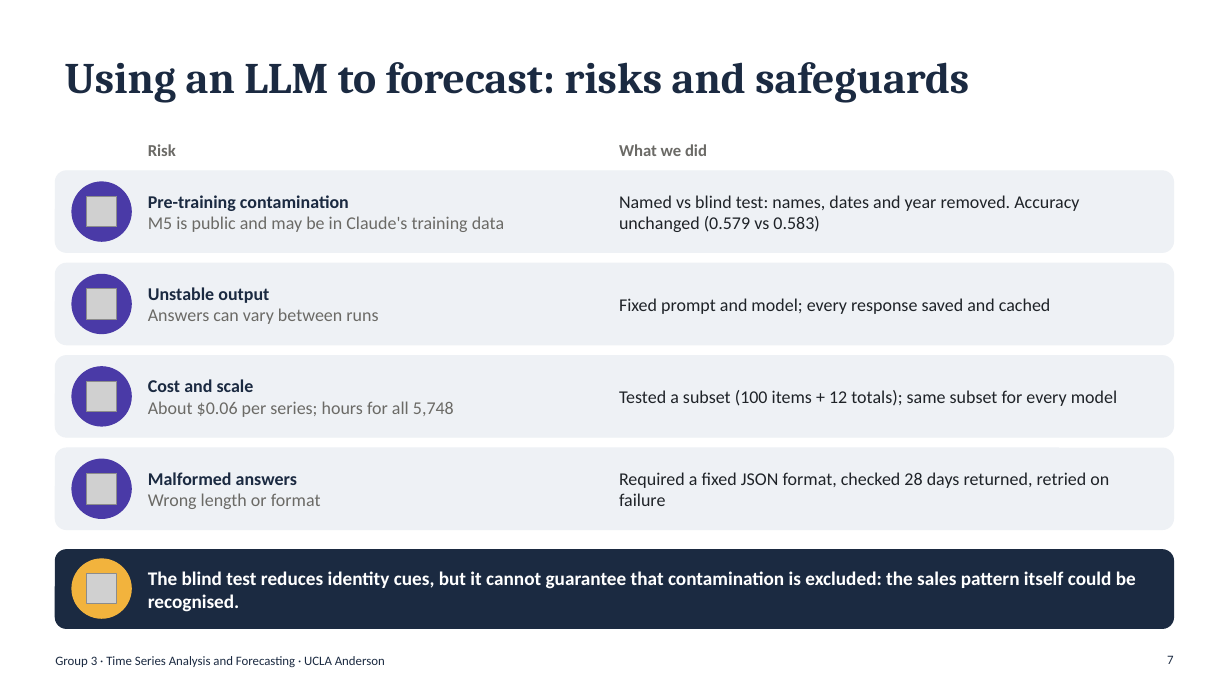
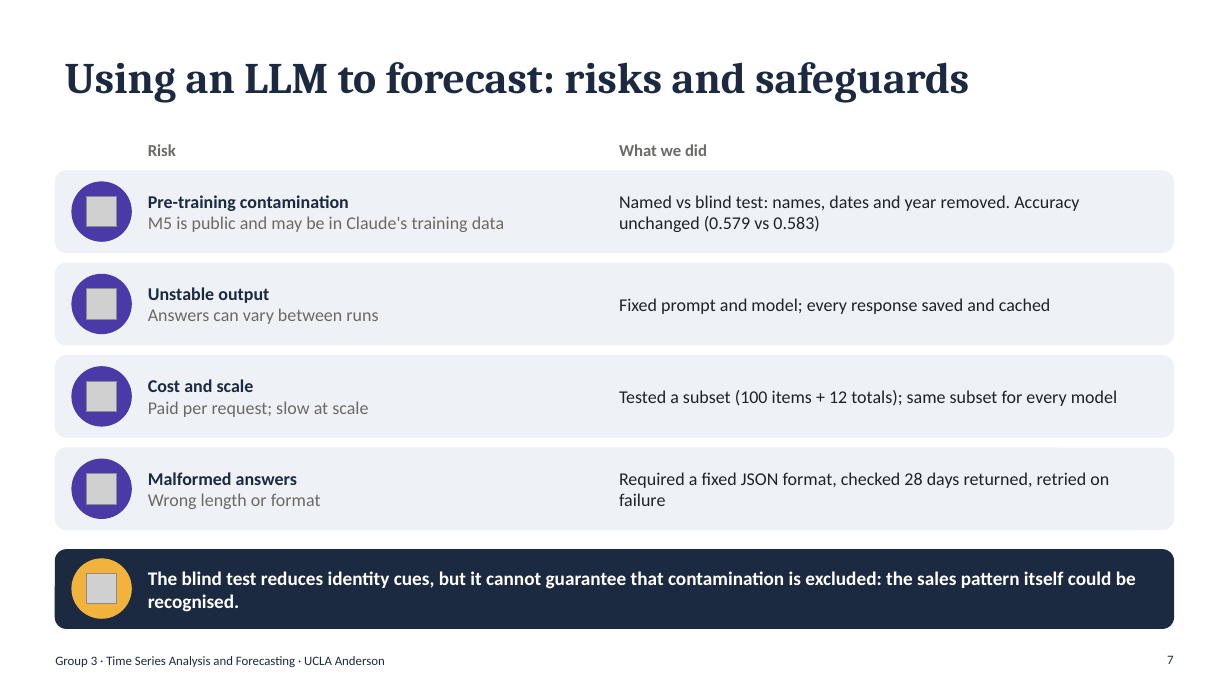
Before and after one commit to shihan-2002/m5-forecast-to-profit, a slide deck: slide 7 of presentation/Group3_Forecasting_Presentation.pptx. Drawn at 1232x693 pixels with LibreOffice and Linux fonts; fonts in the diff are those of the drawing; grey boxes stand for pictures. Boxes give left, top, right and bottom in pixels: in the first picture for what was removed or moved away, otherwise in the second. Text is boxed around its words. In the diff, an @@ line names an element or a change of style, - is before the commit and + after.

```diff
--- a/presentation/Group3_Forecasting_Presentation.pptx
+++ b/presentation/Group3_Forecasting_Presentation.pptx
@@ text at [148, 401, 368, 417]: text changed @@
-About $0.06 per series; hours for all 5,748
+Paid per request; slow at scale
```
Also in this commit, not shown: 1 other slide changed, 1 other file.
